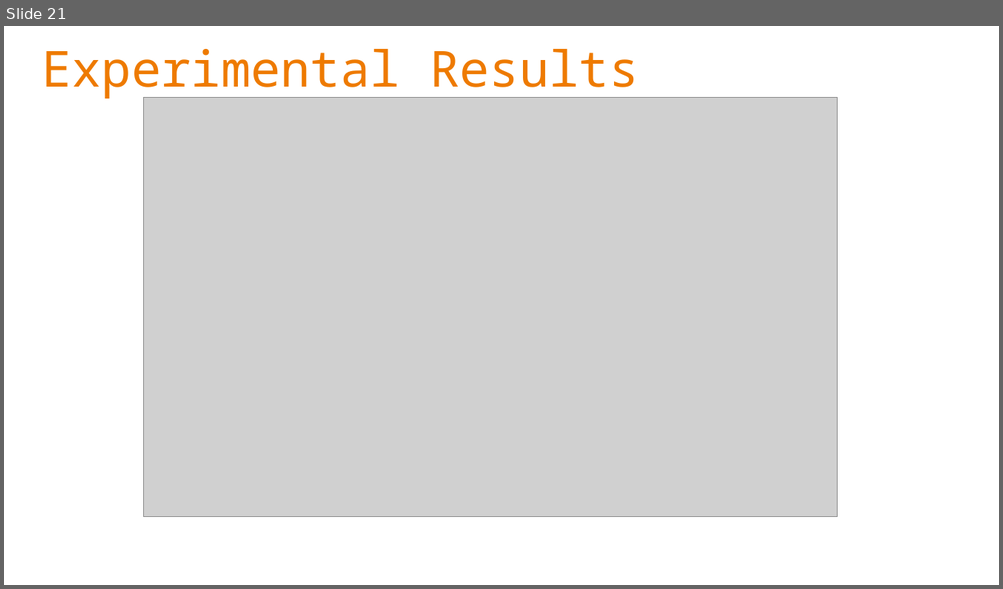
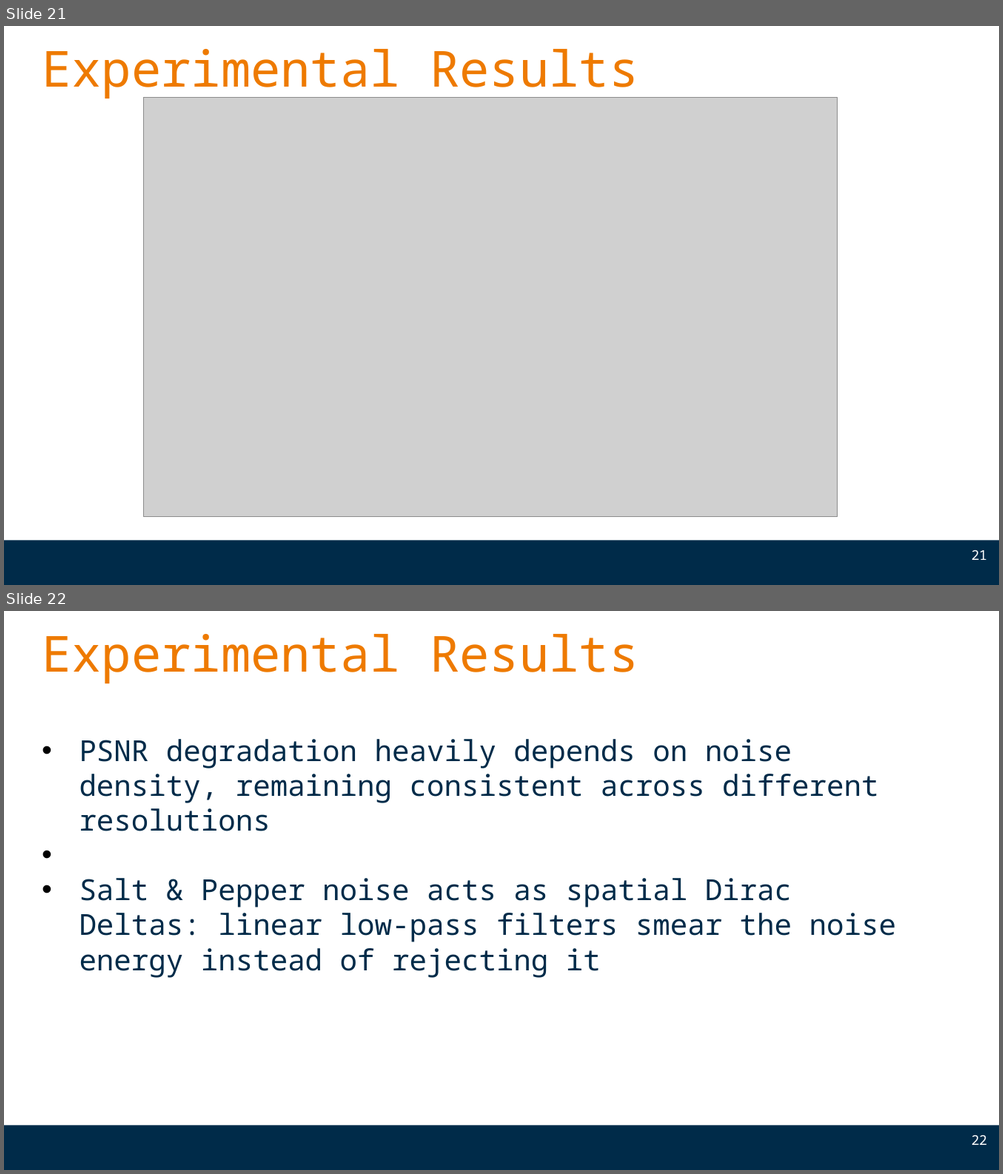
Before and after one commit to Fabiooni/HPC_Assignment_2025, a slide deck: HPCproject.odp. Shown one above the other, each under a label of ours: slide 21 before the commit, slides 21 and 22 after it. The pictures are 1003x589 and 1003x1174 pixels, drawn with LibreOffice and Linux fonts; fonts in the diff are those of the drawing; grey boxes stand for pictures; background and template pictures are left out. Boxes give left, top, right and bottom in pixels: in the first picture for what was removed or moved away, otherwise in the second. Text is boxed around its words. In the diff, an @@ line names an element or a change of style, - is before the commit and + after.

```diff
--- a/HPCproject.odp
+++ b/HPCproject.odp
@@ slide 22 added at (4,611,999,1170), background #FFFFFF; not listed: 1 template element that a slide beside it also shows @@
@@ text added at (42,634,638,684), 48 pt, text #EE7A00 @@
+Experimental Results
@@ text added at (79,739,896,978), 28 pt, text #002B49 @@
+• PSNR degradation heavily depends on noise density, remaining consistent across different resolutions
+• Salt & Pepper noise acts as spatial Dirac Deltas: linear low-pass filters smear the noise energy instead of rejecting it
@@ page number added at (971,1136,987,1145), 13 pt, text #FFFFFF @@
+22
@@ slide 21 changed as well @@
@@ freeform shape added at (4,541,999,585), fill #002B49 @@
@@ page number added at (971,551,987,560), 13 pt, text #FFFFFF @@
+21
```
Also in this commit, not shown: 29 other slides changed, 1 other slide added, 2 slides removed.
